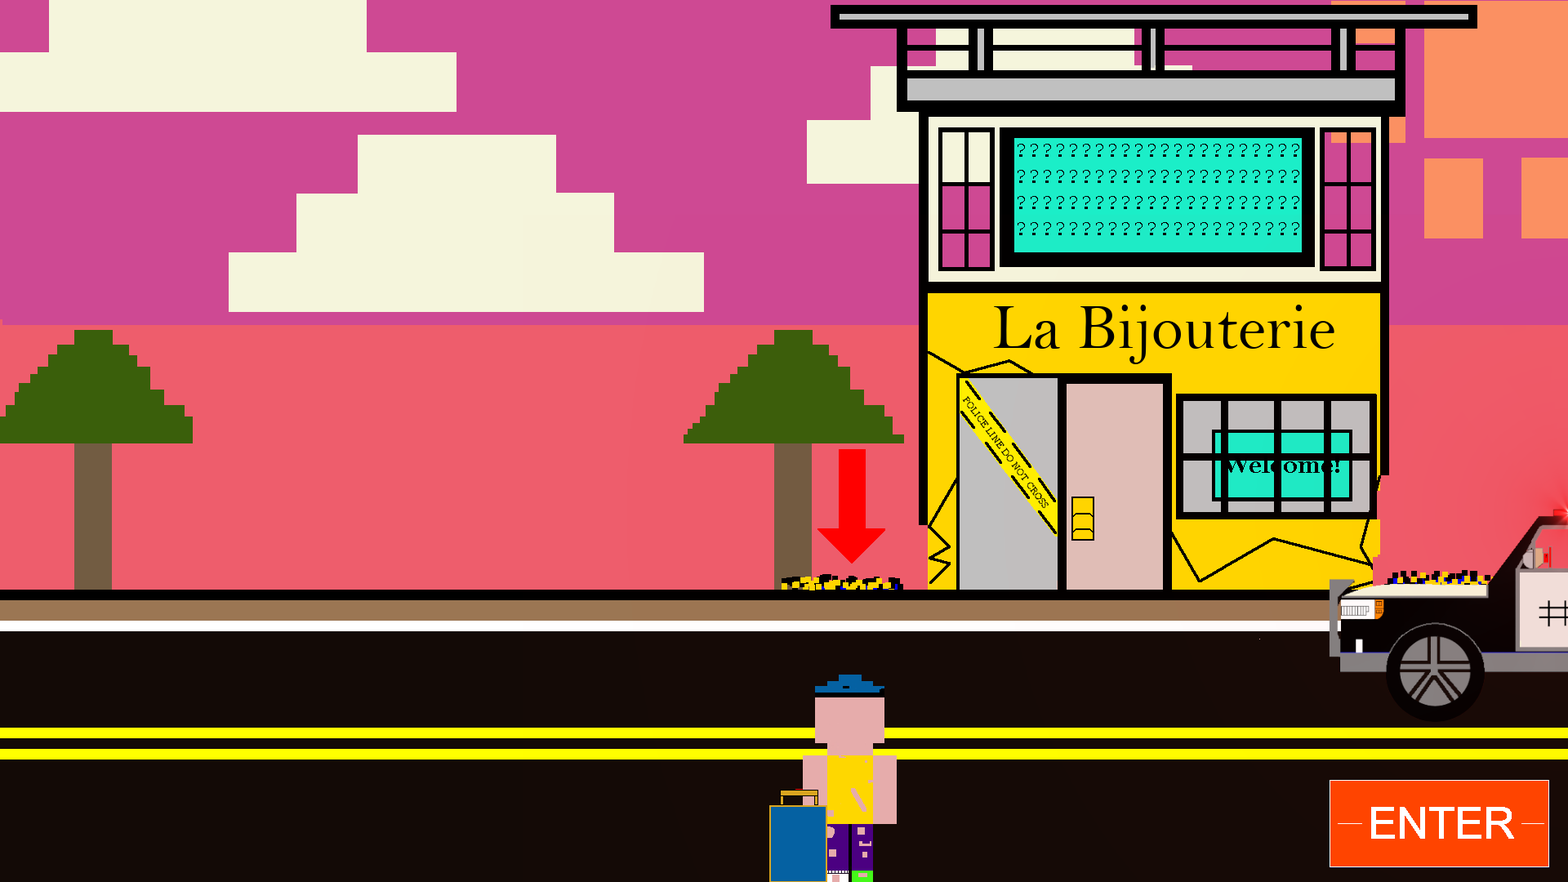
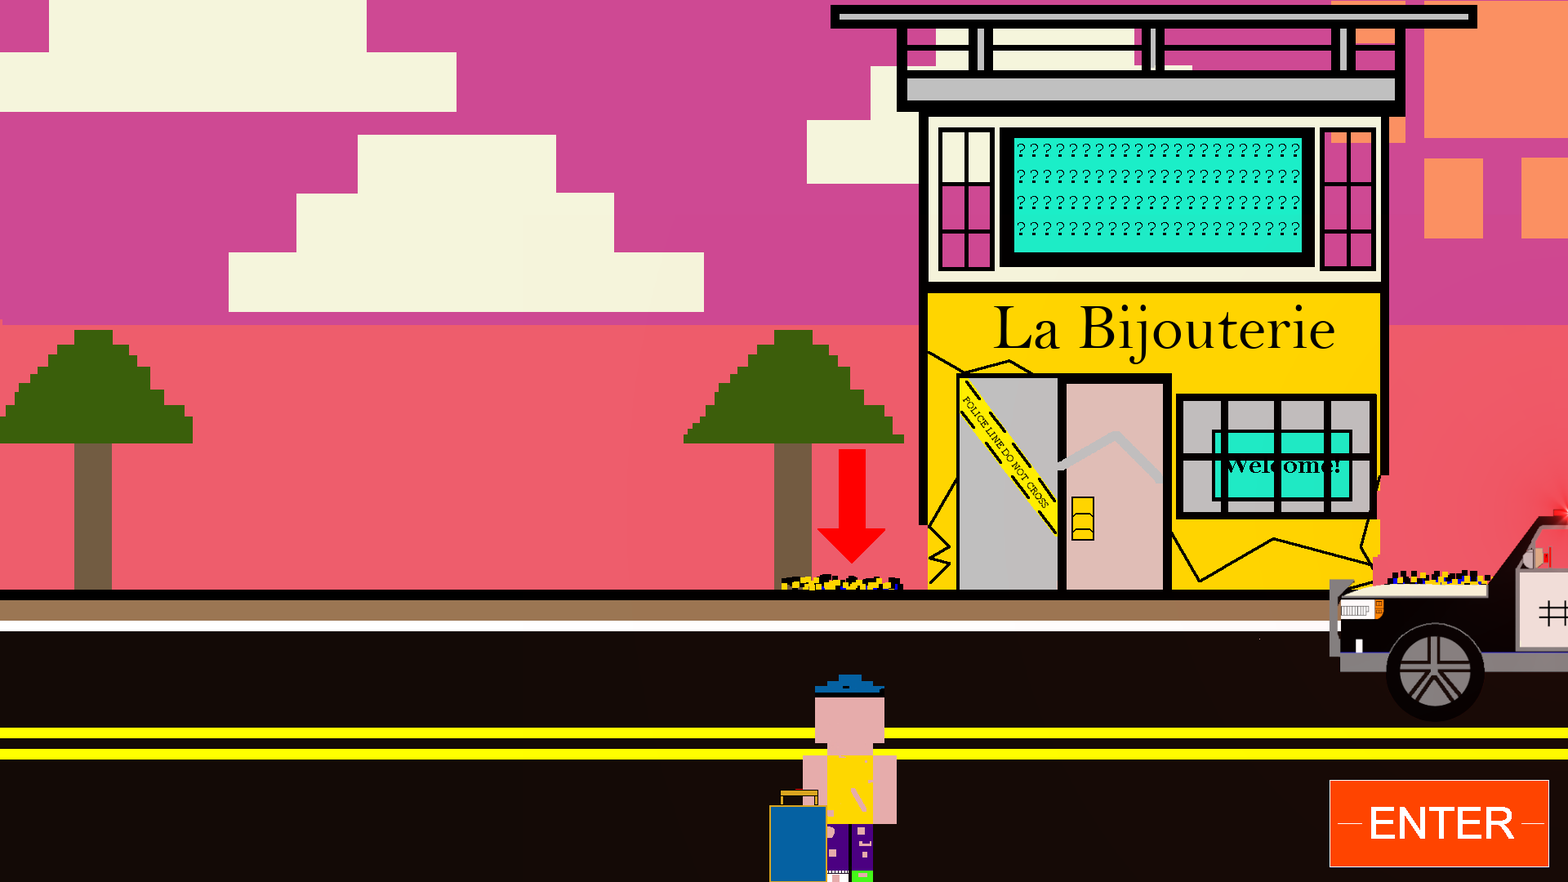
Layers edited between the first and the second 1568×882 image:
added layer "Background copy #8" above "Background copy #7" over <box>1057,431,1163,484</box>
hid "Background copy #7" over <box>1057,431,1163,484</box>